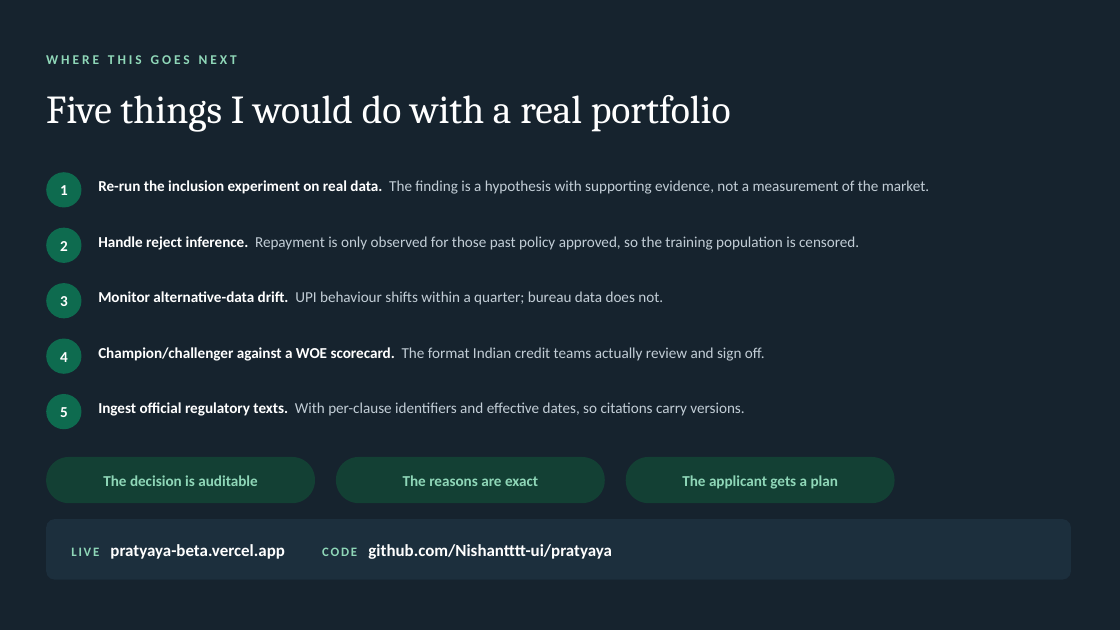
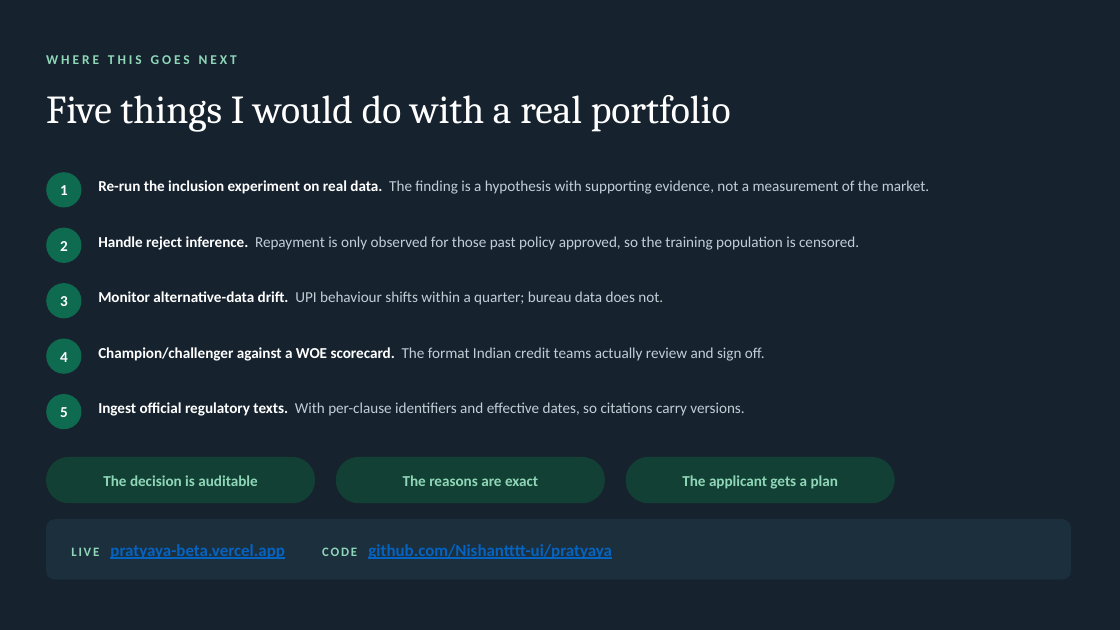
Before and after one commit to Nishantttt-ui/pratyaya, a slide deck: slide 33 of docs/Pratyaya-Synchrony-Hackathon.pptx. Drawn at 1120x630 pixels with LibreOffice and Linux fonts; fonts in the diff are those of the drawing. Boxes give left, top, right and bottom in pixels: in the first picture for what was removed or moved away, otherwise in the second. Text is boxed around its words. In the diff, an @@ line names an element or a change of style, - is before the commit and + after.

```diff
--- a/docs/Pratyaya-Synchrony-Hackathon.pptx
+++ b/docs/Pratyaya-Synchrony-Hackathon.pptx
@@ text "LIVE pratyaya-beta.vercel.app CODE github.com/Nishantttt-ui/ ..." at (x1=71, y1=544, x2=612, y2=559): text colour #FFFFFF to #0563C1, underline on in "pratyaya-beta.vercel.app github.com/Nishantttt-ui/pratyaya" @@
```
Also in this commit, not shown: 3 other slides changed, 1 other file.
